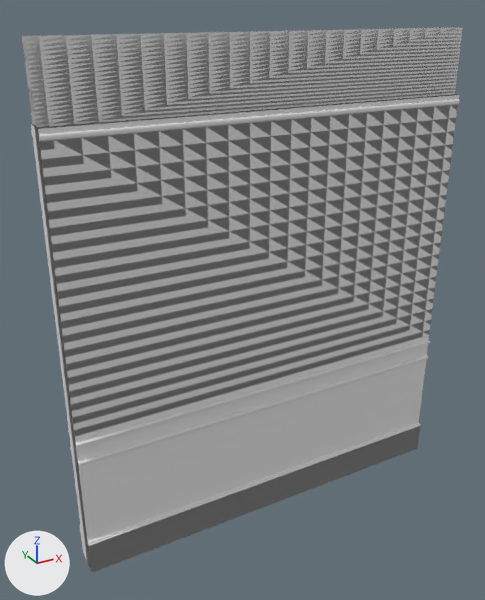
The FBX model Assets/05.Models/Victorian Interiors/Victorian Interiors/Wall_5.fbx, before and after one commit.
Rendered twice from a 50 mm camera at (-2.29, -3.74, 3.65) aimed at (-0.18, 0.09, 1.73). Arrows for +X, +Y and +Z are at lower left; the lights stay in place. Materials are left out; every surface is plain grey. Where no turn or scale is listed for an object, it has been applied to the vertices.

In view in the first picture: 'Wall_5', 'Wall_5_LOD0'.
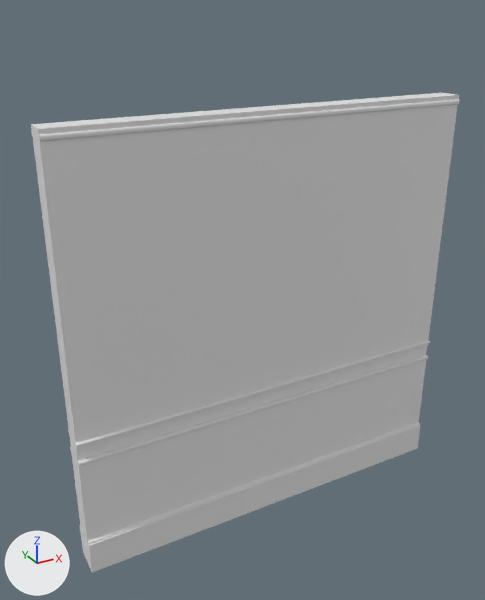
What differs and where, as boxes [x1, y1, x2, y2] in the pictures (485 x 600 px):
'Wall_5', reshaped (12% shorter): before [22, 27, 460, 572]; after [31, 93, 460, 572]
'Wall_5_LOD0', deleted: before [25, 28, 463, 571]
part 1 of me_cube_141, deleted: before [22, 27, 455, 125]

The edits, one by one:
me_cube_141 has 129 vertices, 136 faces and spans x -1.5..1.5, y -0.11..0.11, z 0.0..3.5.
me_cube_141 is used by ob_wall_5; location (0.0, 0.0, 0.0).
me_cube_141 part 1: the loose piece of 4 vertices spanning x -1.5..1.5, y 0.04, z 3.0..3.5 is deleted.
Object 'Wall_5_LOD0' (ob_wall_5_lod0) is deleted.
